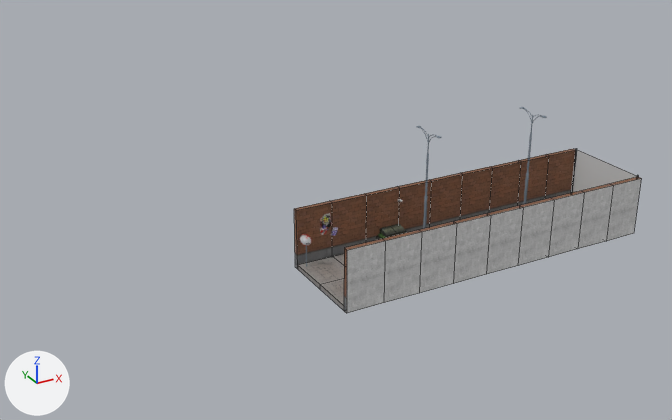
The FBX model Graffiti_Crew/Assets/04.Model/Fight/map.fbx as it was, and as the next commit left it.
Camera for both pictures: a 50 mm lens placed at (-13.4, -31.3, 21.7), pointed at (7.6, 7.0, 2.6). Arrows for +X, +Y and +Z are at lower left; the lights stay in place. Mesh edges are drawn as thin lines on the coarser meshes. Where no turn or scale is listed for an object, it has been applied to the vertices.

The scene before the commit, as lines of its bpy script (objects in view):
```python
me_mesh_032 = bpy.data.meshes.new('Mesh.032')
me_mesh_032.from_pydata(...)  # 8 vertices, 5 faces; spans x -2.03..0.0, y -4.04..-3.78, z -1.64..1.64
me_mesh_032.materials.append(mat_03___default)  # picture img_environmrnts_base_color_psd
me_mesh_056 = bpy.data.meshes.new('Mesh.056')
me_mesh_056.from_pydata(...)  # 8 vertices, 5 faces; spans x -2.03..0.0, y -4.04..-3.78, z -1.64..1.64
me_mesh_056.materials.append(mat_03___default)  # picture img_environmrnts_base_color_psd
me_mesh_060 = bpy.data.meshes.new('Mesh.060')
me_mesh_060.from_pydata(...)  # 8 vertices, 5 faces; spans x -2.03..0.0, y -4.04..-3.78, z -1.64..1.64
me_mesh_060.materials.append(mat_03___default)  # picture img_environmrnts_base_color_psd
ob_object117 = bpy.data.objects.new('Object117', me_mesh_032)
ob_object117.location = (21.62, 5.9, 1.39)
ob_object125 = bpy.data.objects.new('Object125', me_mesh_056)
ob_object125.location = (15.52, 5.9, 1.39)
ob_object129 = bpy.data.objects.new('Object129', me_mesh_060)
ob_object129.location = (7.4, 5.9, 1.39)
# also in view: 'Object107' at (16.5, 7.1, 1.4); 'Object103' at (14.5, 7.1, 1.4); 'Object095' at (10.4, 7.1, 1.4); 'Object126' at (12.5, 2.0, 1.4); 'Object002' at (23.7, 4.6, 1.5)
```
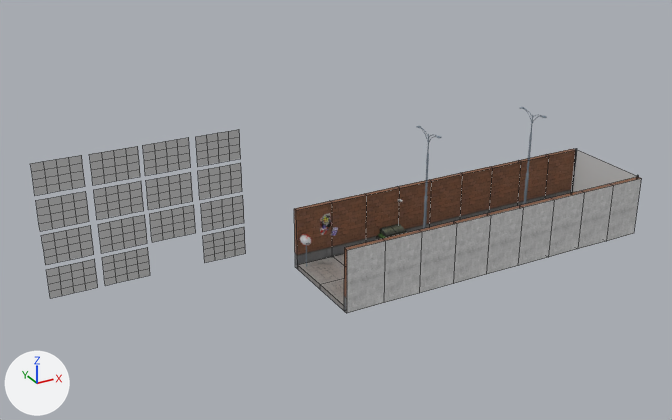
Changed parts and their boxes (x1, y1, x2, y2) in the pictures (672 x 420 px):
'Plane010', added
    after: (31, 155, 85, 195)
'Plane011', added
    after: (36, 191, 89, 231)
'Plane009', added
    after: (89, 146, 140, 185)
'Plane014', added
    after: (41, 225, 94, 265)
'Plane012', added
    after: (94, 181, 144, 220)
'Plane015', added
    after: (46, 259, 98, 298)
'Plane002', added
    after: (143, 137, 191, 176)
'Plane013', added
    after: (98, 215, 147, 253)
'Plane003', added
    after: (146, 172, 193, 210)
'Plane016', added
    after: (102, 247, 150, 286)
'Plane001', added
    after: (196, 129, 241, 166)
'Plane006', added
    after: (150, 205, 196, 242)
'Plane004', added
    after: (198, 163, 242, 200)
'Plane005', added
    after: (201, 195, 244, 232)
'Plane008', added
    after: (203, 227, 246, 263)

Edits to the bpy script that builds the scene:
```text
Add ob_plane004:
    ob_plane004 = bpy.data.objects.new('Plane004', me_mesh_070)  # 25 vertices, 16 faces; spans x -1.2..1.2, y 0.0, z -0.81..0.81; in mat_01___default (its picture is missing)
    ob_plane004.location = (3.14, 11.42, 3.48)
Add ob_plane016:
    ob_plane016 = bpy.data.objects.new('Plane016', me_mesh_081)  # 25 vertices, 16 faces; spans x -1.2..1.2, y 0.0, z -0.81..0.81; in mat_01___default (its picture is missing)
    ob_plane016.location = (-2.24, 11.42, -0.21)
Add ob_plane006:
    ob_plane006 = bpy.data.objects.new('Plane006', me_mesh_072)  # 25 vertices, 16 faces; spans x -1.2..1.2, y 0.0, z -0.81..0.81; in mat_01___default (its picture is missing)
    ob_plane006.location = (0.4, 11.42, 1.64)
Add ob_plane015:
    ob_plane015 = bpy.data.objects.new('Plane015', me_mesh_080)  # 25 vertices, 16 faces; spans x -1.2..1.2, y 0.0, z -0.81..0.81; in mat_01___default (its picture is missing)
    ob_plane015.location = (-5.02, 11.42, -0.21)
Add ob_plane002:
    ob_plane002 = bpy.data.objects.new('Plane002', me_mesh_068)  # 25 vertices, 16 faces; spans x -1.2..1.2, y 0.0, z -0.81..0.81; in mat_01___default (its picture is missing)
    ob_plane002.location = (0.36, 11.42, 5.35)
Add ob_plane001:
    ob_plane001 = bpy.data.objects.new('Plane001', me_mesh_067)  # 25 vertices, 16 faces; spans x -1.2..1.2, y 0.0, z -0.81..0.81; in mat_01___default (its picture is missing)
    ob_plane001.location = (3.13, 11.42, 5.33)
Add ob_plane014:
    ob_plane014 = bpy.data.objects.new('Plane014', me_mesh_079)  # 25 vertices, 16 faces; spans x -1.2..1.2, y 0.0, z -0.81..0.81; in mat_01___default (its picture is missing)
    ob_plane014.location = (-5.03, 11.42, 1.66)
Add ob_plane009:
    ob_plane009 = bpy.data.objects.new('Plane009', me_mesh_074)  # 25 vertices, 16 faces; spans x -1.2..1.2, y 0.0, z -0.81..0.81; in mat_01___default (its picture is missing)
    ob_plane009.location = (-2.29, 11.42, 5.35)
Add ob_plane013:
    ob_plane013 = bpy.data.objects.new('Plane013', me_mesh_078)  # 25 vertices, 16 faces; spans x -1.2..1.2, y 0.0, z -0.81..0.81; in mat_01___default (its picture is missing)
    ob_plane013.location = (-2.25, 11.42, 1.64)
Add ob_plane012:
    ob_plane012 = bpy.data.objects.new('Plane012', me_mesh_077)  # 25 vertices, 16 faces; spans x -1.2..1.2, y 0.0, z -0.81..0.81; in mat_01___default (its picture is missing)
    ob_plane012.location = (-2.29, 11.42, 3.5)
Add ob_plane008:
    ob_plane008 = bpy.data.objects.new('Plane008', me_mesh_073)  # 25 vertices, 16 faces; spans x -1.2..1.2, y 0.0, z -0.81..0.81; in mat_01___default (its picture is missing)
    ob_plane008.location = (3.18, 11.42, -0.23)
Add ob_plane003:
    ob_plane003 = bpy.data.objects.new('Plane003', me_mesh_069)  # 25 vertices, 16 faces; spans x -1.2..1.2, y 0.0, z -0.81..0.81; in mat_01___default (its picture is missing)
    ob_plane003.location = (0.36, 11.42, 3.48)
Add ob_plane011:
    ob_plane011 = bpy.data.objects.new('Plane011', me_mesh_076)  # 25 vertices, 16 faces; spans x -1.2..1.2, y 0.0, z -0.81..0.81; in mat_01___default (its picture is missing)
    ob_plane011.location = (-5.07, 11.42, 3.5)
Add ob_plane010:
    ob_plane010 = bpy.data.objects.new('Plane010', me_mesh_075)  # 25 vertices, 16 faces; spans x -1.2..1.2, y 0.0, z -0.81..0.81; in mat_01___default (its picture is missing)
    ob_plane010.location = (-5.07, 11.42, 5.37)
Add ob_plane005:
    ob_plane005 = bpy.data.objects.new('Plane005', me_mesh_071)  # 25 vertices, 16 faces; spans x -1.2..1.2, y 0.0, z -0.81..0.81; in mat_01___default (its picture is missing)
    ob_plane005.location = (3.18, 11.42, 1.62)
```
